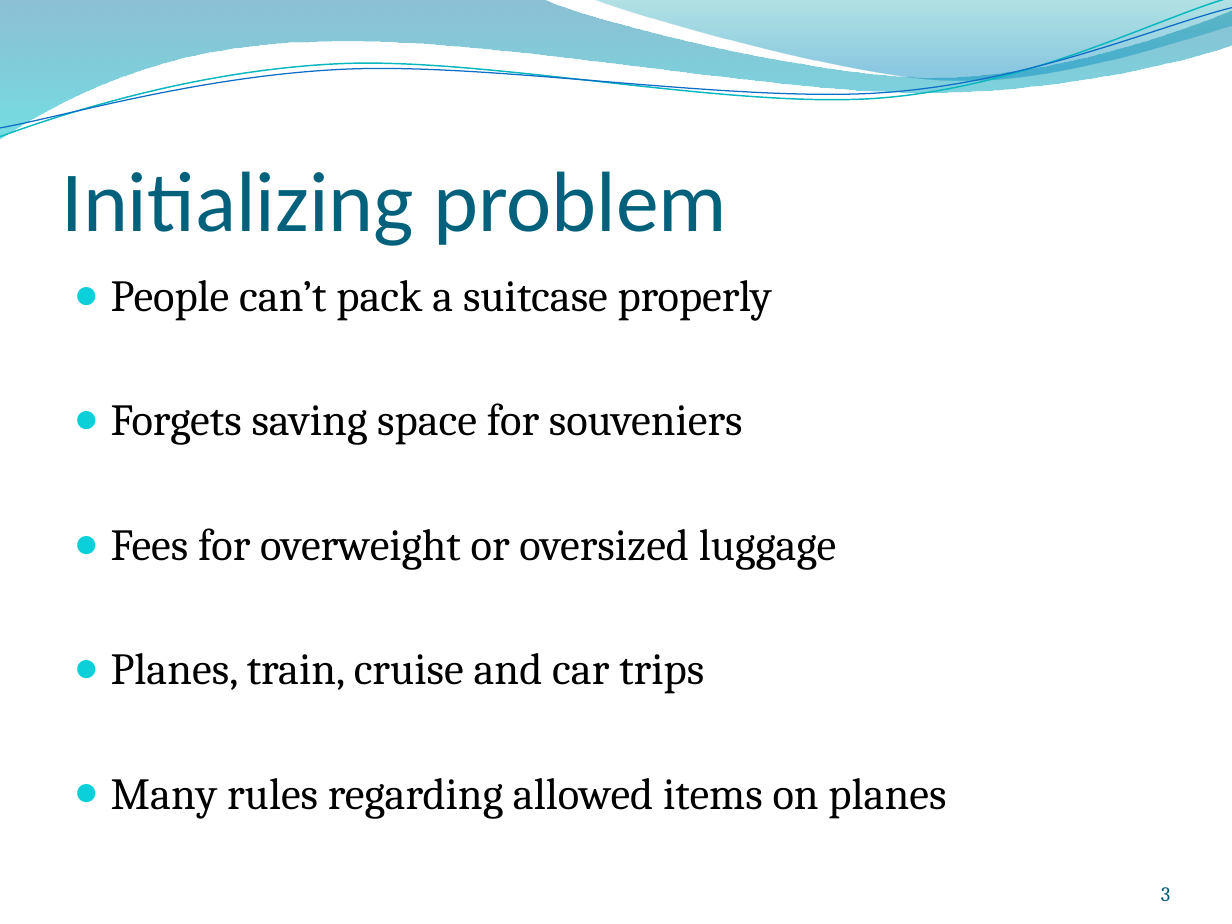
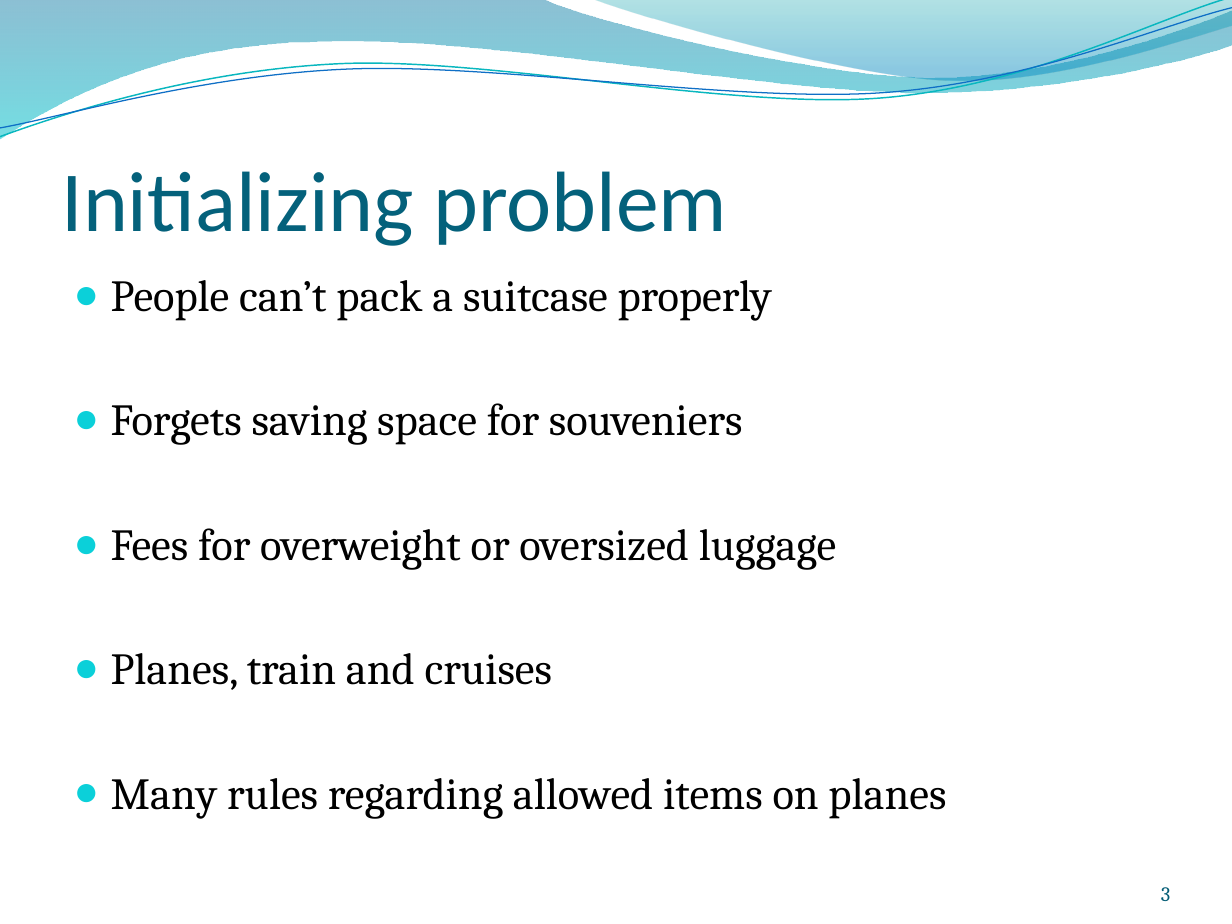
Before and after one commit to montelongoj/p2-b130-aau-2011, a slide deck: slide 3 of P2 project Bag Packer Program.pptx. Drawn at 1232x924 pixels with LibreOffice and Linux fonts; fonts in the diff are those of the drawing; background and template pictures are left out. Boxes give left, top, right and bottom in pixels: in the first picture for what was removed or moved away, otherwise in the second. Text is boxed around its words. In the diff, an @@ line names an element or a change of style, - is before the commit and + after.

```diff
--- a/P2 project Bag Packer Program.pptx
+++ b/P2 project Bag Packer Program.pptx
@@ text at <box>111,653,552,690</box>: text changed @@
-● Planes, train, cruise and car trips
+● Planes, train and cruises
```
